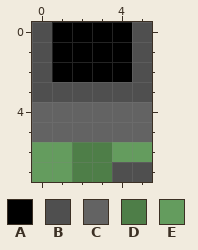
Two versions of one pixel-art sprite, data/tileset/example_tileset_minima.png. Above is the file before it was changed.
The file is 96x128 pixels, drawn in blocks of 16x16; one block is one cell here.
Palette (. is transparent): A #000000  B #4f4f4f  C #636363  D #4e7e48  E #649c5e
Pixels before, first column x 0:
0 BAAAAB
1 BAAAAB
2 BAAAAB
3 BBBBBB
4 CCCCCC
5 CCCCCC
6 EEDDEE
7 EEDDBB
And afterwards:
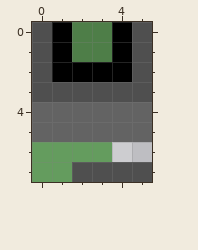
From old to new:
{"y":0,"x":2,"old":"AA","new":"DD"}
{"y":1,"x":2,"old":"AA","new":"DD"}
{"y":6,"x":2,"old":"DDEE","new":"EE.."}
{"y":7,"x":2,"old":"DD","new":"BB"}
{"label":"changed","picture_box":[72,22,112,62]}
{"label":"changed","picture_box":[72,142,152,182]}
